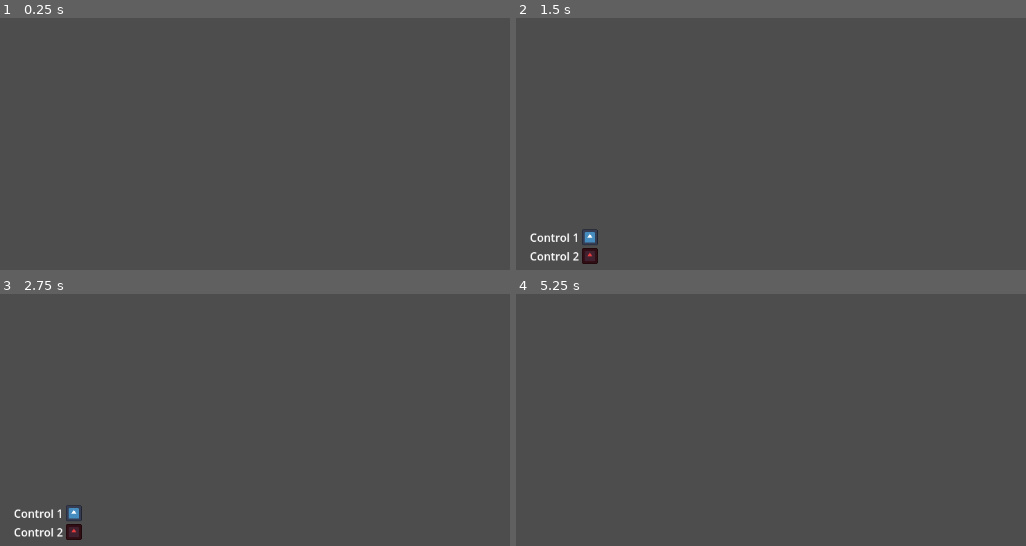
Above: before the commit, frames 1-4 (two rows, left to right).
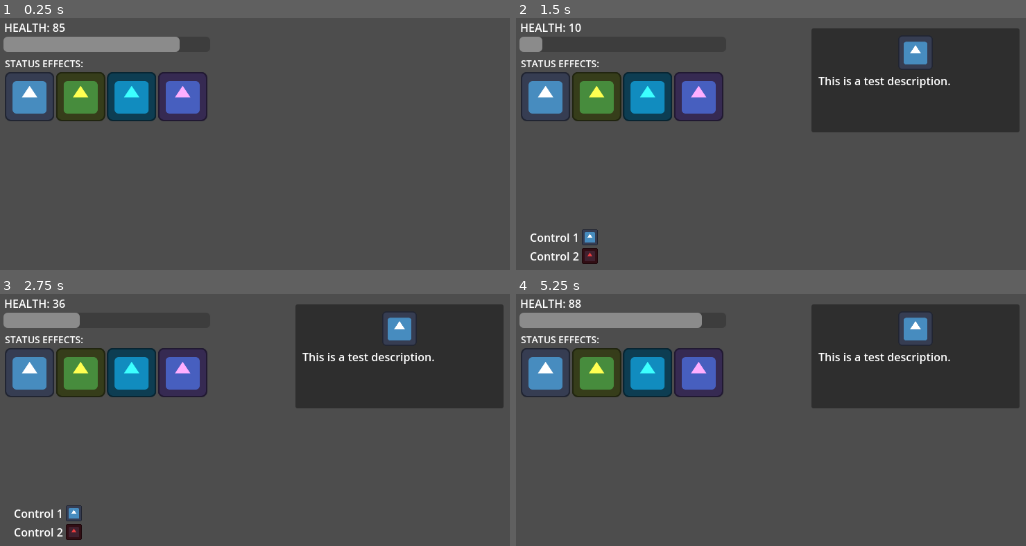
Above: after the commit, the same moments.

Repository: AndyJLi0/The-Gaurdian
Game: Godot game, scene res://world.tscn
Same seed, same stepped clock (60 frames per second), same inputs: the game is played once before the commit and once after it. The engine's default icon, where the game draws it, is replaced by a stand-in: a white triangle on a blue panel in a dark square.
Inputs:
- Up to frame 1 (0.25 s): no input
- Up to frame 2 (1.5 s): hold Space (space, bound only after the commit) 0.53-1.28 s; tap Tab (tab) at 1.35 s
- Up to frame 3 (2.75 s): tap Space (space, bound only after the commit) at 1.55 s; hold Space (space, bound only after the commit) from 2.03 s (still down)
- Up to frame 4 (5.25 s): release Space (space, bound only after the commit) at 2.78 s; tap Space (space, bound only after the commit) at 2.85, 3.8, 4.35 s; hold Tab (tab) 3.53-4.28 s; hold Space (space, bound only after the commit) from 5.03 s (still down)

The runs differ from the first frame. In frame 1, 9.2% of the frame differs, in the area x 0-41%, y 1-41%; in frame 2, 24%; in frame 3, 24%; in frame 4, 25%, in the area x 0-99%, y 1-46%.

Commit message:
added HUD scenes

Diff:
--- /dev/null
+++ b/UI/HUD/HealthBarHUD.gd
@@ -0,0 +1,38 @@
+extends Control
+
+@onready var healthBarLabel = $Label
+@onready var healthBar = $ProgressBar
+
+var health = 100;
+
+
+# Called when the node enters the scene tree for the first time.
+func _ready():
+	ready_test()
+	pass
+
+# Called every frame. 'delta' is the elapsed time since the previous frame.
+func _process(delta):
+	process_test()
+	pass
+
+# Test functions below, can remove later.
+#=========================================================================
+# Called when the node enters the scene tree for the first time.
+func ready_test():
+	set_health_bar_max_health(100)
+
+# Called every frame. 'delta' is the elapsed time since the previous frame.
+func process_test():
+	health-=1
+	set_health_bar_value(health)
+	if (health<0): health = 100
+#=========================================================================
+
+#Update the functions below from the Unit every time a player takes damage
+func set_health_bar_max_health(max_health: int):
+	healthBar.max_value = max_health
+
+func set_health_bar_value(health_value: int) -> void:
+	healthBarLabel.text = "HEALTH: %s" % health_value
+	healthBar.value = health_value
--- /dev/null
+++ b/UI/HUD/HealthBarHUD.tscn
@@ -0,0 +1,25 @@
+[gd_scene load_steps=2 format=3 uid="uid://dut6w1i1136pa"]
+
+[ext_resource type="Script" path="res://UI/HUD/HealthBarHUD.gd" id="1_532s4"]
+
+[node name="HealthBarHUD" type="Control"]
+layout_mode = 3
+anchors_preset = 0
+script = ExtResource("1_532s4")
+
+[node name="ProgressBar" type="ProgressBar" parent="."]
+layout_mode = 2
+offset_left = 5.0
+offset_top = 27.0
+offset_right = 303.0
+offset_bottom = 49.0
+show_percentage = false
+
+[node name="Label" type="Label" parent="."]
+layout_mode = 2
+offset_left = 6.0
+offset_top = -1.0
+offset_right = 68.0
+offset_bottom = 25.0
+text = "HEALTH:"
+vertical_alignment = 2
--- /dev/null
+++ b/UI/HUD/StatusesHUD.gd
@@ -0,0 +1,23 @@
+extends Control
+
+@onready var statusContainer = $VBoxContainer2/HFlowContainer
+
+# Import character status effects using an @export variable for a CharacterStatuses class or something
+
+# For this class we will just be displaying whatever is held in the array of status effects linked to a player/character
+# We should consider creating a Status Effect type object with a description so that we can also display tooltips properly
+
+# Eventually, whenever a character gets a new status effect, update this using a signal or something
+# Character status updates, sends signal -> ui gets signal -> ui responds by updating from character status array
+
+# Called when the node enters the scene tree for the first time.
+func _ready():
+	pass # Replace with function body.
+
+func updateStatusEffects():
+	#activated by signal to populate HFlowContainer each time a the character effects change
+	pass
+
+# Called every frame. 'delta' is the elapsed time since the previous frame.
+func _process(delta):
+	pass
--- /dev/null
+++ b/UI/HUD/StatusesHUD.tscn
@@ -0,0 +1,52 @@
+[gd_scene load_steps=4 format=3 uid="uid://db1clwimooaw5"]
+
+[ext_resource type="Script" path="res://UI/HUD/StatusesHUD.gd" id="1_1wfj4"]
+[ext_resource type="Texture2D" uid="uid://d0o2iv7drfgl3" path="res://assets/icon.svg" id="1_4f7xr"]
+
+[sub_resource type="LabelSettings" id="LabelSettings_25hbs"]
+font_size = 25
+
+[node name="StatusesHUD" type="Control"]
+layout_mode = 3
+anchors_preset = 15
+anchor_right = 1.0
+anchor_bottom = 1.0
+offset_left = 12.0
+offset_top = 13.0
+offset_right = -606.0
+offset_bottom = -453.0
+grow_horizontal = 2
+grow_vertical = 2
+script = ExtResource("1_1wfj4")
+
+[node name="VBoxContainer2" type="VBoxContainer" parent="."]
+layout_mode = 0
+offset_right = 527.0
+offset_bottom = 175.0
+
+[node name="Label" type="Label" parent="VBoxContainer2"]
+layout_mode = 2
+text = "STATUS EFFECTS:"
+label_settings = SubResource("LabelSettings_25hbs")
+
+[node name="HFlowContainer" type="HFlowContainer" parent="VBoxContainer2"]
+layout_mode = 2
+
+[node name="TextureRect" type="TextureRect" parent="VBoxContainer2/HFlowContainer"]
+layout_mode = 2
+texture = ExtResource("1_4f7xr")
+
+[node name="TextureRect2" type="TextureRect" parent="VBoxContainer2/HFlowContainer"]
+self_modulate = Color(1, 1, 0.317647, 1)
+layout_mode = 2
+texture = ExtResource("1_4f7xr")
+
+[node name="TextureRect3" type="TextureRect" parent="VBoxContainer2/HFlowContainer"]
+self_modulate = Color(0.235294, 1, 1, 1)
+layout_mode = 2
+texture = ExtResource("1_4f7xr")
+
+[node name="TextureRect4" type="TextureRect" parent="VBoxContainer2/HFlowContainer"]
+self_modulate = Color(1, 0.682353, 1, 1)
+layout_mode = 2
+texture = ExtResource("1_4f7xr")
--- /dev/null
+++ b/UI/HUD/TooltipHUD.gd
@@ -0,0 +1,44 @@
+class_name TooltipHUD
+extends PanelContainer
+
+@export var fade_seconds := 0.2
+
+@onready var tooltip_icon: TextureRect = %TooltipIcon
+@onready var tooltip_text_label: RichTextLabel = %TooltipText
+
+var tween: Tween
+var shown: bool = false
+
+func _ready() -> void:
+	modulate = Color.TRANSPARENT
+	hide()
+
+#TEST FUNCTION, REMOVE LATER
+func _unhandled_input(event):
+	if event.is_action_pressed("space"):
+		shown = !shown
+		if shown:
+			show_tooltip(load("res://assets/icon.svg"),"This is a test description.")
+		else:
+			hide_tooltip()
+
+func show_tooltip(icon: Texture, text: String) -> void:
+	if tween:
+		tween.kill()
+
+	tooltip_icon.texture = icon
+	tooltip_text_label.text = text
+	tween = create_tween().set_ease(Tween.EASE_OUT).set_trans(Tween.TRANS_CUBIC)
+	tween.tween_callback(show)
+	tween.tween_property(self, "modulate", Color.WHITE, fade_seconds)
+
+func hide_tooltip() -> void:
+	if tween:
+		tween.kill()
+
+	hide_animation()
+
+func hide_animation() -> void:
+	tween = create_tween().set_ease(Tween.EASE_OUT).set_trans(Tween.TRANS_CUBIC)
+	tween.tween_property(self, "modulate", Color.TRANSPARENT, fade_seconds)
+	tween.tween_callback(hide)
--- /dev/null
+++ b/UI/HUD/TooltipHUD.tscn
@@ -0,0 +1,42 @@
+[gd_scene load_steps=3 format=3 uid="uid://cu4tfflvkbxfg"]
+
+[ext_resource type="Texture2D" uid="uid://d0o2iv7drfgl3" path="res://assets/icon.svg" id="1_782w7"]
+[ext_resource type="Script" path="res://UI/HUD/TooltipHUD.gd" id="1_ytwli"]
+
+[node name="TooltipHUD" type="PanelContainer"]
+anchors_preset = 5
+anchor_left = 0.5
+anchor_right = 0.5
+offset_left = -150.0
+offset_top = 14.0
+offset_right = 150.0
+offset_bottom = 164.0
+grow_horizontal = 2
+script = ExtResource("1_ytwli")
+
+[node name="MarginContainer" type="MarginContainer" parent="."]
+layout_mode = 2
+theme_override_constants/margin_left = 10
+theme_override_constants/margin_top = 10
+theme_override_constants/margin_right = 10
+theme_override_constants/margin_bottom = 10
+
+[node name="VBoxContainer" type="VBoxContainer" parent="MarginContainer"]
+layout_mode = 2
+
+[node name="TooltipIcon" type="TextureRect" parent="MarginContainer/VBoxContainer"]
+unique_name_in_owner = true
+custom_minimum_size = Vector2(0, 50)
+layout_mode = 2
+texture = ExtResource("1_782w7")
+expand_mode = 1
+stretch_mode = 5
+
+[node name="TooltipText" type="RichTextLabel" parent="MarginContainer/VBoxContainer"]
+unique_name_in_owner = true
+layout_mode = 2
+size_flags_vertical = 3
+theme_override_constants/line_separation = 2
+bbcode_enabled = true
+text = "This is a test description.
+This is a test description. This is a test description. "
--- a/project.godot
+++ b/project.godot
@@ -12,7 +12,7 @@
 
 config/name="TheGuardian"
 run/main_scene="res://world.tscn"
-config/features=PackedStringArray("4.1", "C#", "Forward Plus")
+config/features=PackedStringArray("4.1", "Forward Plus")
 config/icon="res://assets/icon.svg"
 
 [dotnet]
@@ -26,3 +26,8 @@
 "events": [Object(InputEventKey,"resource_local_to_scene":false,"resource_name":"","device":0,"window_id":0,"alt_presse …(181 unchanged characters)…
 ]
 }
+space={
+"deadzone": 0.5,
+"events": [Object(InputEventKey,"resource_local_to_scene":false,"resource_name":"","device":-1,"window_id":0,"alt_pressed":false,"shift_pressed":false,"ctrl_pressed":false,"meta_pressed":false,"pressed":false,"keycode":0,"physical_keycode":32,"key_label":0,"unicode":32,"echo":false,"script":null)
+]
+}
--- a/tile_map/tile_map.tscn
+++ b/tile_map/tile_map.tscn
@@ -1094,9 +1094,13 @@
 [node name="TileMap" type="TileMap"]
 texture_filter = 1
 tile_set = SubResource("TileSet_2r2ga")
-rendering_quadrant_size = 32
 format = 2
 layer_0/name = "Ground"
 layer_0/tile_data = PackedInt32Array(589830, 65537, 7, 589831, 65537, 7, 589832, 65537, 7, 589833, 65537, 7, 589834, 65 …(2991 unchanged characters)…
 layer_1/name = "Walls"
+layer_1/enabled = true
+layer_1/modulate = Color(1, 1, 1, 1)
+layer_1/y_sort_enabled = false
+layer_1/y_sort_origin = 0
+layer_1/z_index = 0
 layer_1/tile_data = PackedInt32Array(327703, 1441793, 5, 393239, 1441793, 5, 458775, 1441793, 5, 524312, 1441793, 5, 58 …(457 unchanged characters)…
--- a/world.tscn
+++ b/world.tscn
@@ -1,9 +1,31 @@
-[gd_scene load_steps=2 format=3 uid="uid://cahr438fyral7"]
+[gd_scene load_steps=5 format=3 uid="uid://cahr438fyral7"]
 
 [ext_resource type="PackedScene" uid="uid://bue8u1kcsix7s" path="res://UI/ShowControls/show_controls.tscn" id="1_o113c"]
+[ext_resource type="PackedScene" uid="uid://dut6w1i1136pa" path="res://UI/HUD/HealthBarHUD.tscn" id="2_wmp2m"]
+[ext_resource type="PackedScene" uid="uid://db1clwimooaw5" path="res://UI/HUD/StatusesHUD.tscn" id="3_71n36"]
+[ext_resource type="PackedScene" uid="uid://cu4tfflvkbxfg" path="res://UI/HUD/TooltipHUD.tscn" id="4_4pr4e"]
 
 [node name="World" type="Node2D"]
 
 [node name="CanvasLayer" type="CanvasLayer" parent="."]
 
 [node name="ShowControls" parent="CanvasLayer" instance=ExtResource("1_o113c")]
+
+[node name="HealthBarHUD" parent="CanvasLayer" instance=ExtResource("2_wmp2m")]
+
+[node name="HUD" type="Control" parent="CanvasLayer"]
+layout_mode = 3
+anchors_preset = 0
+offset_right = 40.0
+offset_bottom = 40.0
+
+[node name="StatusesHUD" parent="CanvasLayer" instance=ExtResource("3_71n36")]
+offset_left = 7.0
+offset_top = 56.0
+offset_right = -611.0
+offset_bottom = -410.0
+scale = Vector2(0.557325, 0.557325)
+
+[node name="TooltipHUD" parent="CanvasLayer" instance=ExtResource("4_4pr4e")]
+offset_top = 15.0
+offset_bottom = 165.0
Not shown, added: assets/Small Unit Looking Forward.png.import
